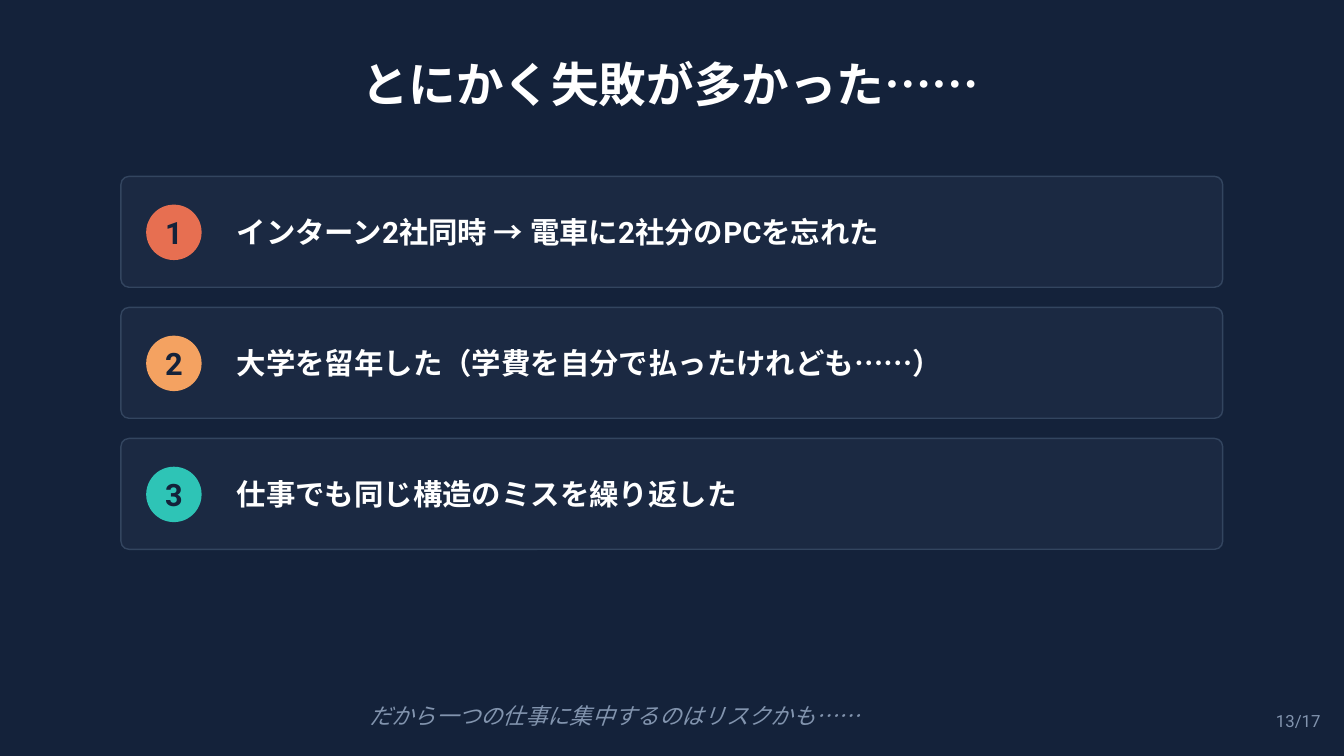
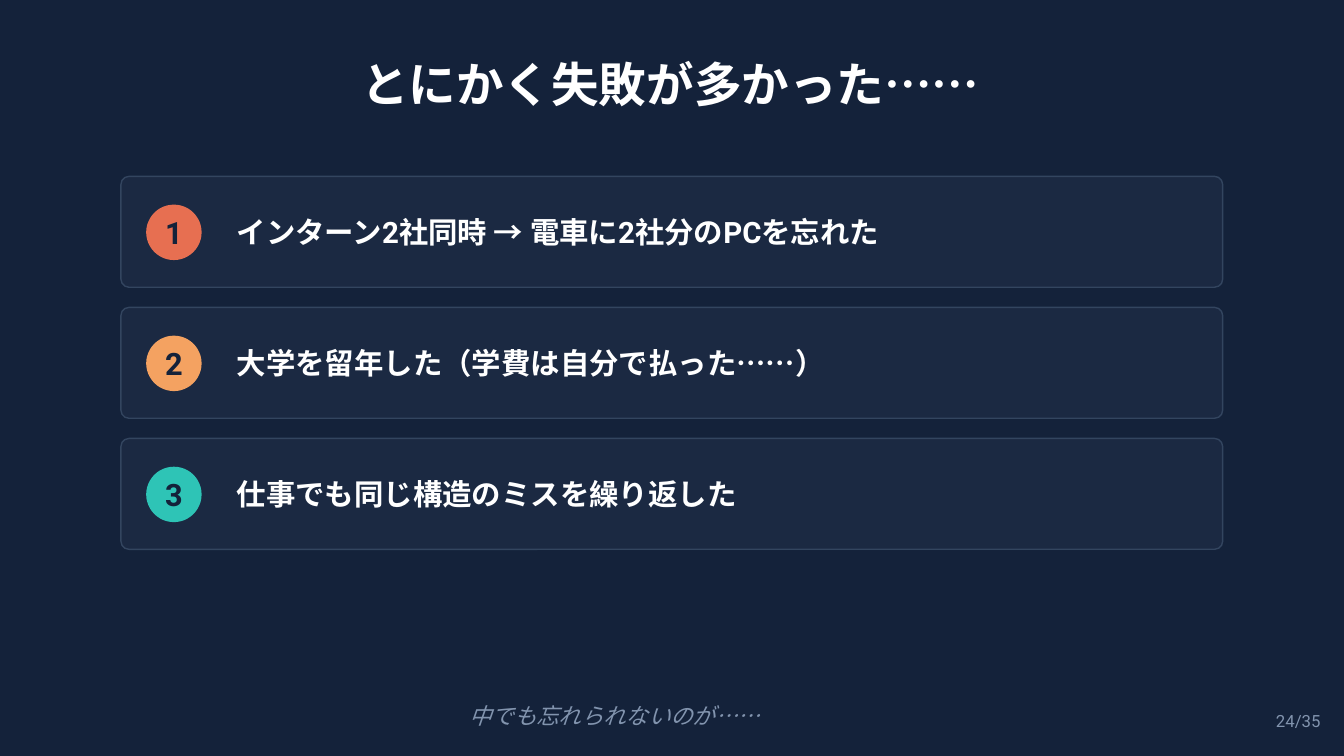
Before and after one commit to syukugennmathto/claude-daily-routines, a slide deck: slide 24 of build/career_talk_setagaya.pptx (slide 13 before the commit). Drawn at 1344x756 pixels with LibreOffice and Linux fonts; fonts in the diff are those of the drawing. Boxes give left, top, right and bottom in pixels: in the first picture for what was removed or moved away, otherwise in the second. Text is boxed around its words. In the diff, an @@ line names an element or a change of style, - is before the commit and + after.

```diff
--- a/build/career_talk_setagaya.pptx
+++ b/build/career_talk_setagaya.pptx
@@ text at box(237, 349, 825, 377): text changed @@
-大学を留年した（学費を自分で払ったけれども……）
+大学を留年した（学費は自分で払った……）
@@ text at box(470, 705, 760, 726): text changed @@
-だから一つの仕事に集中するのはリスクかも……
+中でも忘れられないのが……
@@ text at box(1276, 715, 1321, 728): text changed @@
-13/17
+24/35
```
Also in this commit, not shown: 16 other slides changed, 18 slides added, 3 other files.
